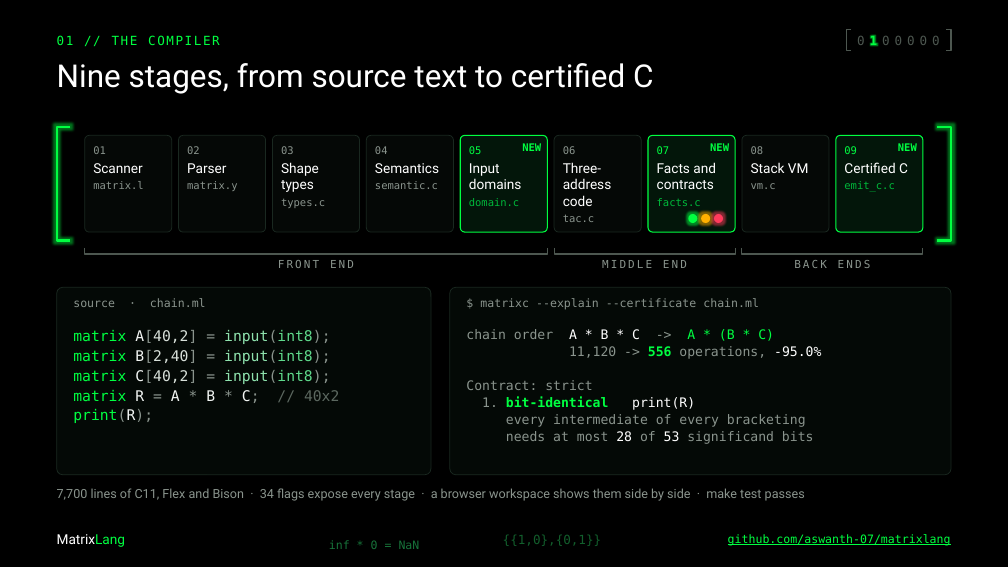
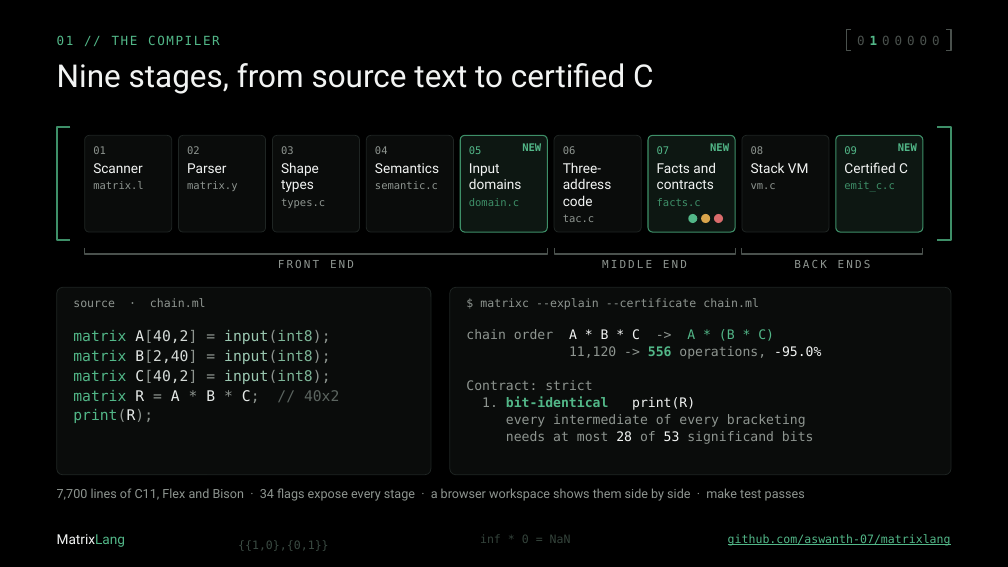
Before and after one commit to aswanth-07/matrixlang, a slide deck: slide 2 of docs/submission/MatrixLang-Implementation-Review.pptx. Drawn at 1008x567 pixels with LibreOffice and Linux fonts; fonts in the diff are those of the drawing. Boxes give left, top, right and bottom in pixels: in the first picture for what was removed or moved away, otherwise in the second. Text is boxed around its words. In the diff, an @@ line names an element or a change of style, - is before the commit and + after.

```diff
--- a/docs/submission/MatrixLang-Implementation-Review.pptx
+++ b/docs/submission/MatrixLang-Implementation-Review.pptx
@@ text "0" at (880, 29, 892, 51): text colour #4D5750 to #4A514D @@
@@ freeform shape at (57, 127, 70, 240): outline #00FF41 2.25 pt to #3E8F68 1.75 pt @@
@@ rounded rectangle "05" at (461, 135, 547, 232): text colour #00FF41 to #52B788 in "05"; text colour #FFFFFF to #F2F4F3 in "Input domains"; text colour #00B83A to #3E8F68 in "domain.c"; fill #03160A to #0D1712; outline #00FF41 1 pt to #3E8F68 1 pt @@
@@ rounded rectangle "07" at (648, 135, 735, 232): text colour #00FF41 to #52B788 in "07"; text colour #FFFFFF to #F2F4F3 in "Facts and contracts"; text colour #00B83A to #3E8F68 in "facts.c"; fill #03160A to #0D1712; outline #00FF41 1 pt to #3E8F68 1 pt @@
@@ rounded rectangle "09" at (836, 135, 923, 232): text colour #00FF41 to #52B788 in "09"; text colour #FFFFFF to #F2F4F3 in "Certified C"; text colour #00B83A to #3E8F68 in "emit_c.c"; fill #03160A to #0D1712; outline #00FF41 1 pt to #3E8F68 1 pt @@
@@ text colour #00FF41 to #52B788 in 6 elements at (57, 35, 220, 45), (870, 36, 878, 45), (728, 534, 951, 546), (522, 143, 541, 154), (710, 143, 729, 154), (898, 143, 917, 154) @@
@@ freeform shape at (938, 127, 951, 240): outline #00FF41 2.25 pt to #3E8F68 1.75 pt @@
@@ rounded rectangle at (688, 214, 697, 223): fill #00FF41 to #52B788 @@
@@ rounded rectangle at (701, 214, 710, 223): fill #FFB000 to #D9A54C @@
@@ rounded rectangle at (714, 214, 723, 223): fill #FF3B5C to #D96C6C @@
@@ rounded rectangle at (57, 287, 431, 475): fill #040906 to #0A0C0B; outline #1A2820 0.75 pt to #1F2523 0.75 pt @@
@@ rounded rectangle at (450, 287, 951, 475): fill #040906 to #0A0C0B; outline #1A2820 0.75 pt to #1F2523 0.75 pt @@
@@ text "matrix A[40,2] = input(int8);" at (73, 330, 339, 423): text colour #00FF41 to #52B788 in "matrix", "matrix", "matrix", "matrix" and 1 more places; text colour #F2F5F3 to #E6EAE8 in "A[40,2]", "B[2,40]", "C[40,2]", "R A B C;" and 1 more places; text colour #8A948D to #8E9590 in "A[40,2] = input(int8);", "B[2,40] = input(int8);", "C[40,2] = input(int8);", "= * * C;" and 1 more places; text colour #D8E0DA to #D5DAD7 in "A[40,2]", "B[2,40]", "C[40,2]"; text colour #8FE3AE to #9CC9B2, text colour #5FD98B to #7DB597 in "input(int8);", "input(int8);", "input(int8);"; text colour #5C6860 to #5C6560 in "// 40x2" @@
@@ text "chain order A * B ..." at (466, 329, 821, 444): text colour #8A948D to #8E9590 in "chain order ->", "11,120 -> operations,", "Contract: strict", "1." and 2 more places; text colour #FFFFFF to #F2F4F3 in "A * B * C", "-95.0%", "print(R)", "28 53"; text colour #00FF41 to #52B788 in "A * (B * C)", "556", "bit-identical" @@
@@ text "MatrixLang" at (57, 534, 125, 547): text colour #FFFFFF to #F2F4F3, text colour #00FF41 to #52B788 in "MatrixLang" @@
@@ text "{{1,0},{0,1}}": place and size @@
-text "{{1,0},{0,1}}" at (503, 534, 601, 546)
+text "{{1,0},{0,1}}" at (238, 540, 329, 551)
@@ text "{{1,0},{0,1}}" at (238, 540, 329, 551): size 12 to 11 pt, text colour #125E2C to #3A4A42 @@
@@ text "inf * 0 = NaN": place and size @@
-text "inf * 0 = NaN" at (329, 540, 420, 549)
+text "inf * 0 = NaN" at (480, 534, 571, 543)
@@ text "inf * 0 = NaN" at (480, 534, 571, 543): text colour #17733A to #34433B @@
```
Also in this commit, not shown: 6 other slides changed, 1 other file.
